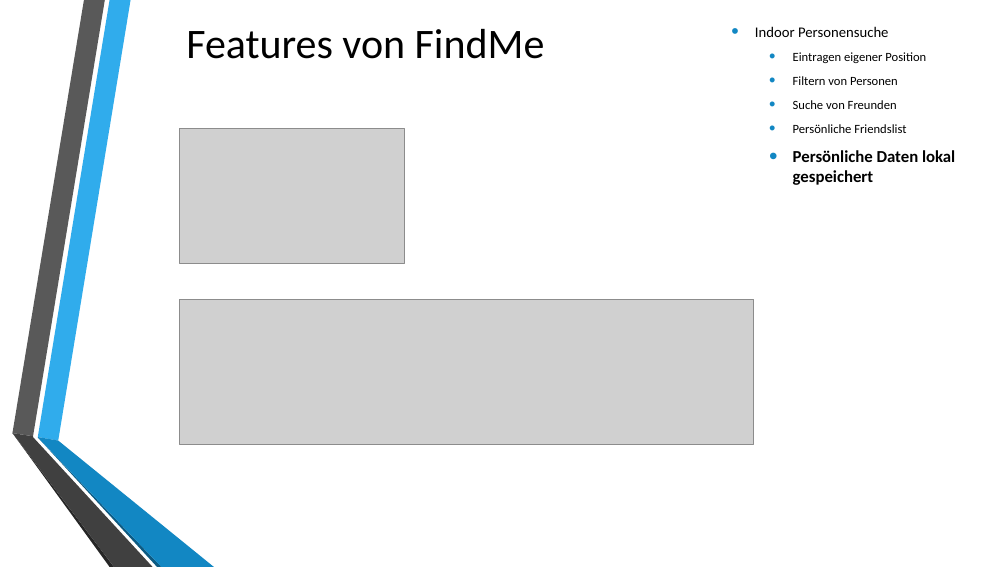
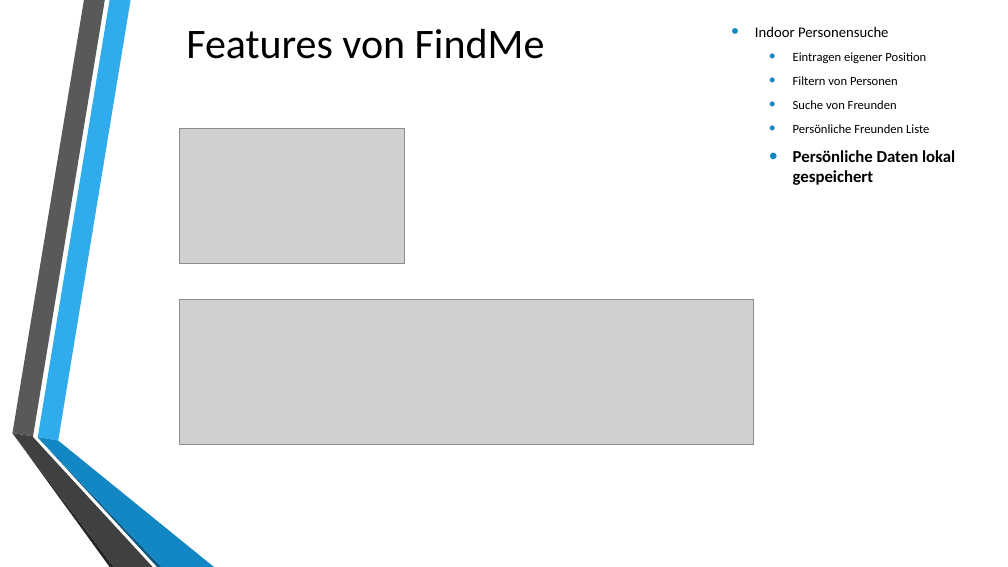
Before and after one commit to 0wncl0ud/MobProPro, a slide deck: slide 9 of FindMe.pptx (slide 8 before the commit). Drawn at 1008x567 pixels with LibreOffice and Linux fonts; fonts in the diff are those of the drawing; grey boxes stand for pictures; background and template pictures are left out. Boxes give left, top, right and bottom in pixels: in the first picture for what was removed or moved away, otherwise in the second. Text is boxed around its words. In the diff, an @@ line names an element or a change of style, - is before the commit and + after.

```diff
--- a/FindMe.pptx
+++ b/FindMe.pptx
@@ text at (793, 124, 929, 133): text changed @@
-  • Persönliche Friendslist
+  • Persönliche Freunden Liste
```
Also in this commit, not shown: 10 other slides changed.
